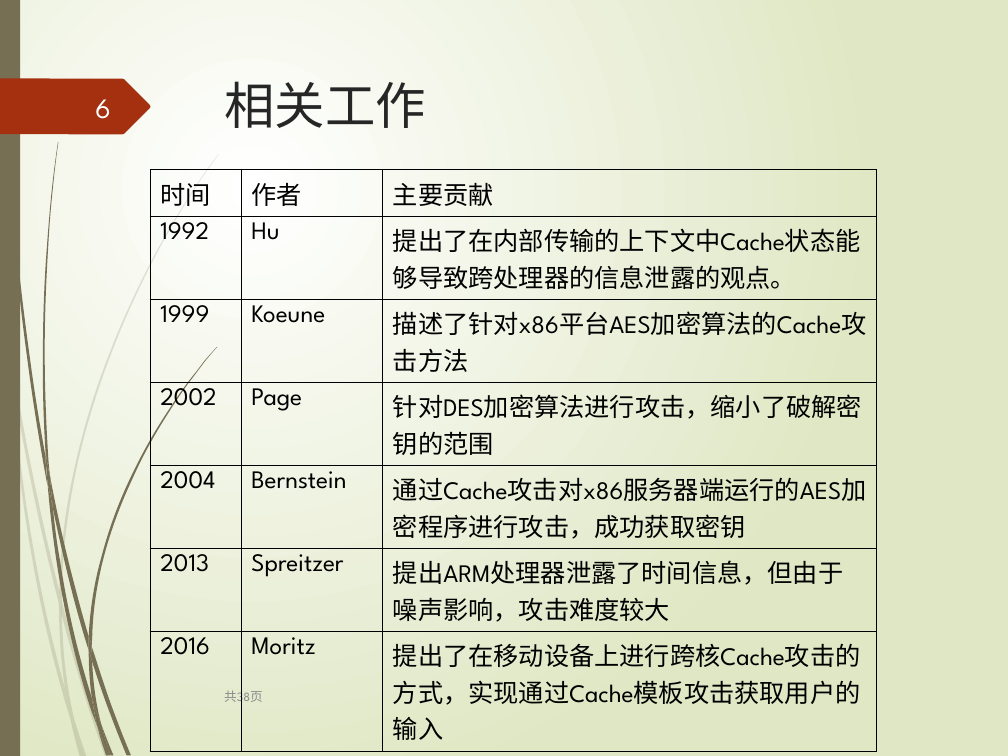
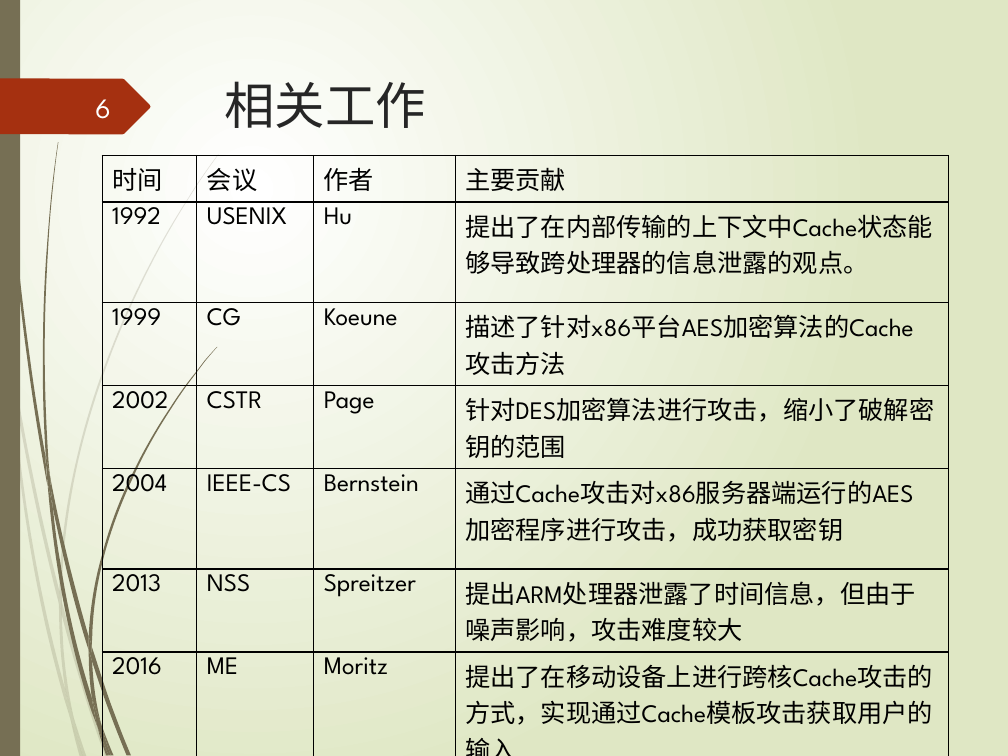
Before and after one commit to leborn0101/graduation, a slide deck: slide 6 of 毕业答辩终板.pptx. Drawn at 1008x756 pixels with LibreOffice and Linux fonts; fonts in the diff are those of the drawing. Boxes give left, top, right and bottom in pixels: in the first picture for what was removed or moved away, otherwise in the second. Text is boxed around its words. In the diff, an @@ line names an element or a change of style, - is before the commit and + after.

```diff
--- a/毕业答辩终板.pptx
+++ b/毕业答辩终板.pptx
@@ table at box(102, 155, 948, 729) @@
+column 2: 会议 | USENIX | CG | CSTR | IEEE-CS | NSS | ME
@@ table: place and size @@
-table at box(150, 169, 876, 709)
+table at box(102, 155, 948, 729)
@@ text removed at box(224, 688, 263, 705) @@
-共38页
```
Also in this commit, not shown: 1 other slide changed, 11 other files.
